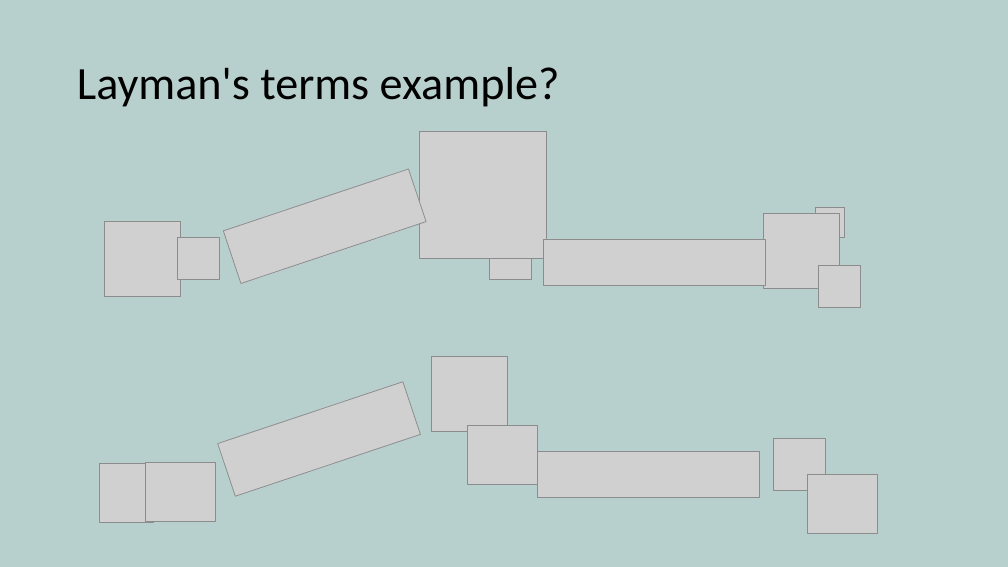
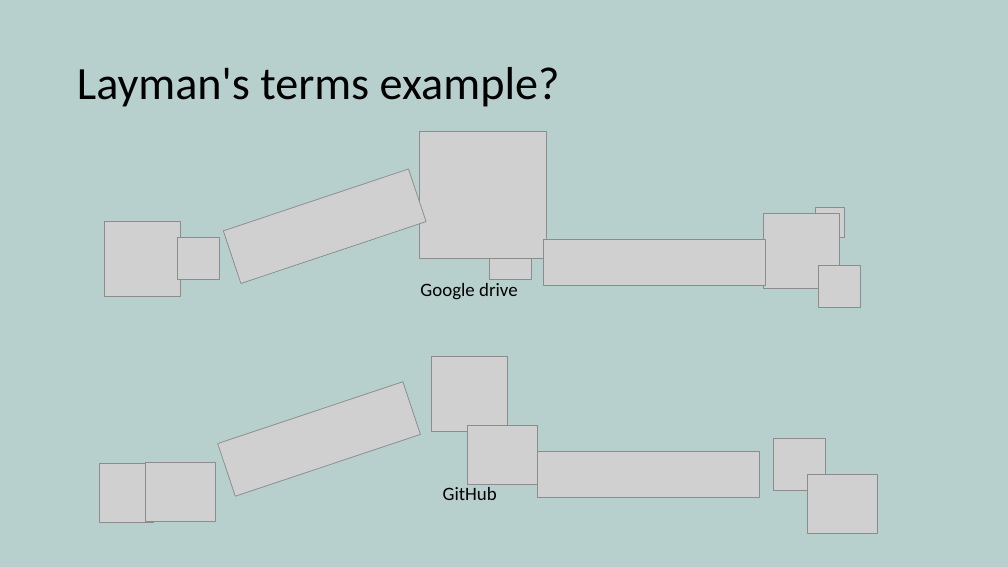
Before and after one commit to yetanothermasterylearning/git, a slide deck: slide 4 of 02. Git Introduction/Presentation/Introduction.pptx. Drawn at 1008x567 pixels with LibreOffice and Linux fonts; fonts in the diff are those of the drawing; grey boxes stand for pictures. Boxes give left, top, right and bottom in pixels: in the first picture for what was removed or moved away, otherwise in the second. Text is boxed around its words. In the diff, an @@ line names an element or a change of style, - is before the commit and + after.

```diff
--- a/02. Git Introduction/Presentation/Introduction.pptx
+++ b/02. Git Introduction/Presentation/Introduction.pptx
@@ text added at box(420, 283, 518, 300), 18 pt, text #000000 @@
+Google drive
@@ text added at box(443, 484, 497, 500), 18 pt, text #000000 @@
+GitHub
```
Also in this commit, not shown: 2 other slides changed, 19 other files.
